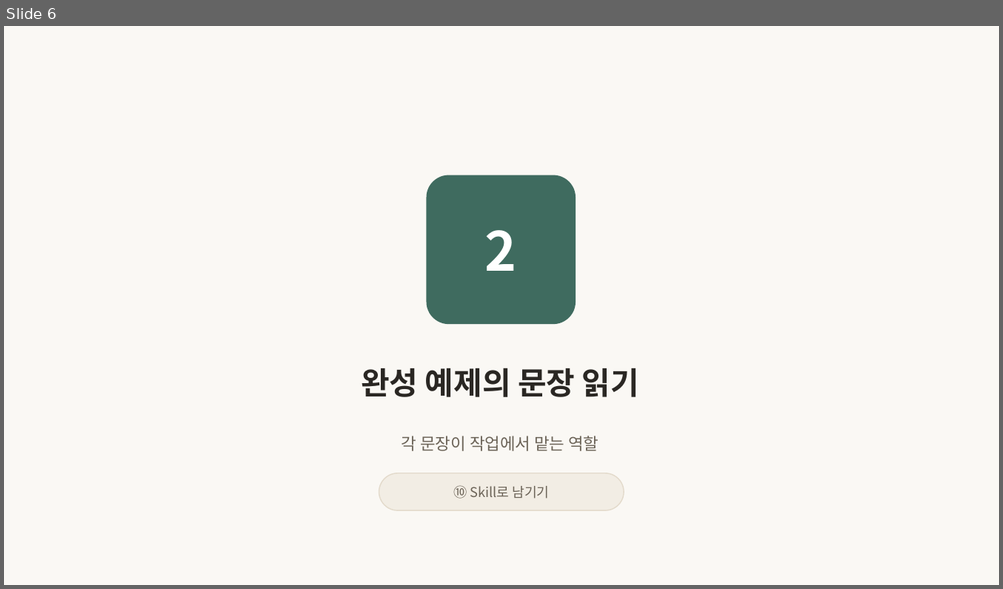
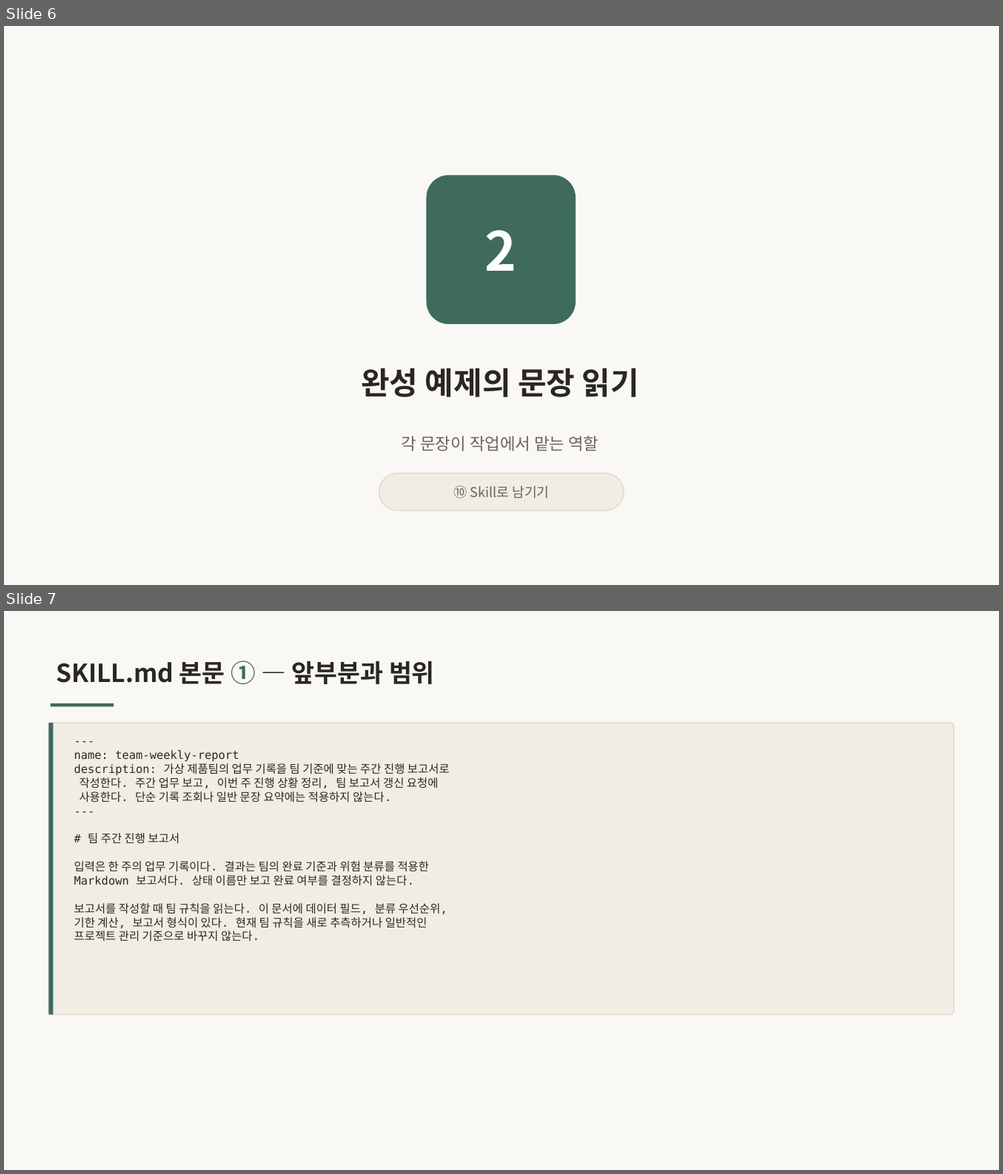
Before and after one commit to inseoklee-ai/study-room, a slide deck: save-as-skill/save-as-skill.pptx. Shown one above the other, each under a label of ours: slide 6 before the commit, slides 6 and 7 after it. The pictures are 1003x589 and 1003x1174 pixels, drawn with LibreOffice and Linux fonts; fonts in the diff are those of the drawing. Boxes give left, top, right and bottom in pixels: in the first picture for what was removed or moved away, otherwise in the second. Text is boxed around its words. In the diff, an @@ line names an element or a change of style, - is before the commit and + after.

```diff
--- a/save-as-skill/save-as-skill.pptx
+++ b/save-as-skill/save-as-skill.pptx
@@ slide 7 added at (x1=4, y1=611, x2=999, y2=1170), background #FAF8F4 @@
@@ text added at (x1=56, y1=661, x2=435, y2=684), 24 pt, text #2A2723, bold @@
+SKILL.md 본문 ① — 앞부분과 범위
@@ rectangle added at (x1=51, y1=703, x2=114, y2=706), fill #3F6B5F @@
@@ rounded rectangle added at (x1=48, y1=723, x2=954, y2=1015), fill #F2EDE4, outline #E3DACB 1 pt @@
@@ rectangle added at (x1=48, y1=723, x2=54, y2=1015), fill #3F6B5F @@
@@ text added at (x1=74, y1=750, x2=449, y2=942), 11 pt, text #2A2723 @@
+---
+name: team-weekly-report
+description: 가상 제품팀의 업무 기록을 팀 기준에 맞는 주간 진행 보고서로
+작성한다. 주간 업무 보고, 이번 주 진행 상황 정리, 팀 보고서 갱신 요청에
+사용한다. 단순 기록 조회나 일반 문장 요약에는 적용하지 않는다.
+---
+# 팀 주간 진행 보고서
+입력은 한 주의 업무 기록이다. 결과는 팀의 완료 기준과 위험 분류를 적용한
+Markdown 보고서다. 상태 이름만 보고 완료 여부를 결정하지 않는다.
+보고서를 작성할 때 팀 규칙을 읽는다. 이 문서에 데이터 필드, 분류 우선순위,
+기한 계산, 보고서 형식이 있다. 현재 팀 규칙을 새로 추측하거나 일반적인
+프로젝트 관리 기준으로 바꾸지 않는다.
```
Also in this commit, not shown: 1 slide changed, 1 other file.
